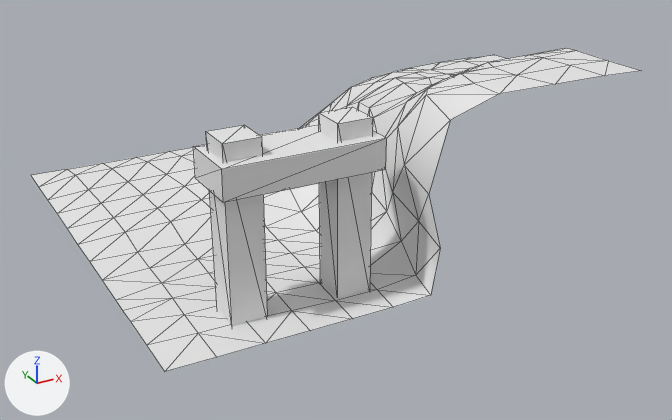
An edit to the OBJ model Project_ThirdPerson/mge_v18_student_version/assets/ThirdPerson/models/Harbour_Bottom_Left.obj, drawn before and after from the same camera.
Before and after are seen from a 50 mm lens placed at (-0.878, -1.768, 0.669), pointed at (0.039, -0.101, -0.164). The lights are fixed; the arrows at lower left show +X, +Y and +Z. Mesh edges are drawn as thin lines. Where no turn or scale is listed for an object, it has been applied to the vertices.

The first picture shows 'Harbour_Bottom_Left'.
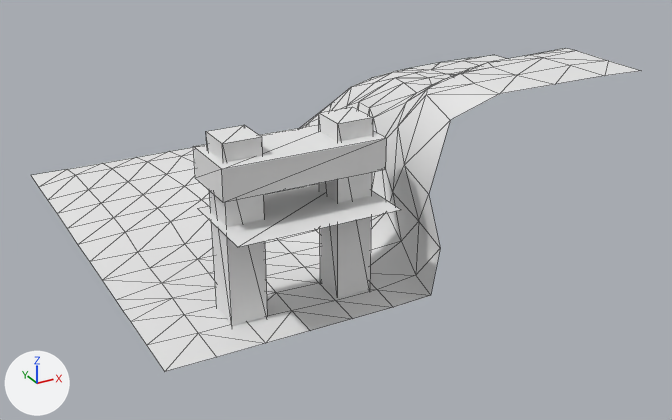
The change, as a list of edits to the scene's bpy script:
```text
Change me_harbour_bottom_left:
    where me_harbour_bottom_left.from_pydata(...)  # 200 vertices, 332 faces; spans x -0.5..0.5, y -0.5..0.502, z -0.198..0.191
    used by ob_harbour_bottom_left; location = (0.0, 0.0, 0.0)
    verts and faces of me_harbour_bottom_left; kept vertices keep their numbers, new ones are numbered from 200
    me_harbour_bottom_left part 1
    add verts[200] = (-0.362, -0.32, 0.008)  # pixel (197, 208)
    add verts[201] = (-0.362, -0.5, 0.008)  # pixel (237, 247)
    add verts[202] = (-0.049, -0.32, 0.008)
    add verts[203] = (-0.049, -0.5, 0.008)  # pixel (401, 209)
    add faces += [(200, 201, 202), (201, 203, 202)]
```

Location of each change, [x1, y1, x2, y2] in pixels of the pictures (672 x 420 px):
part 1 of me_harbour_bottom_left, added
    after: [198, 184, 401, 247]
